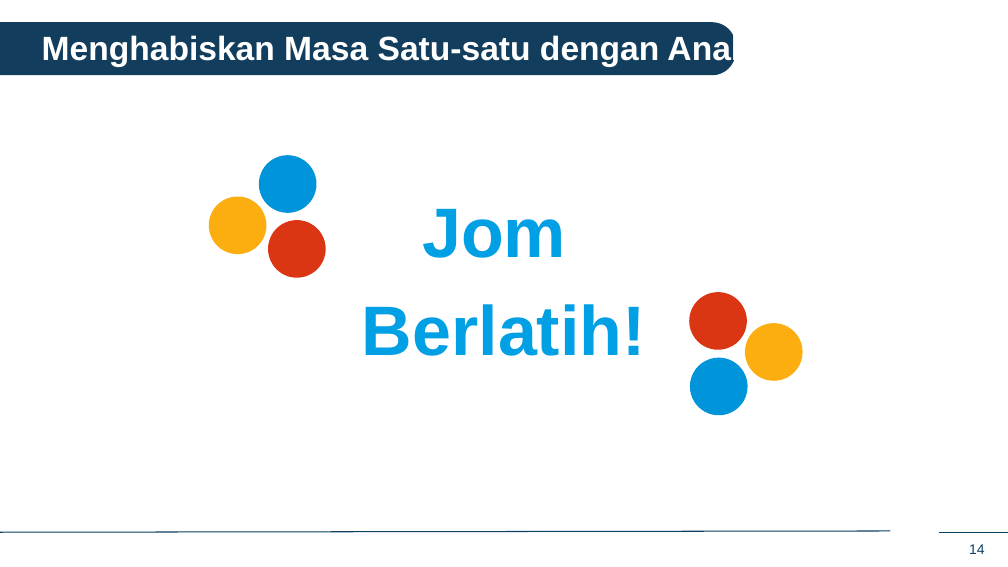
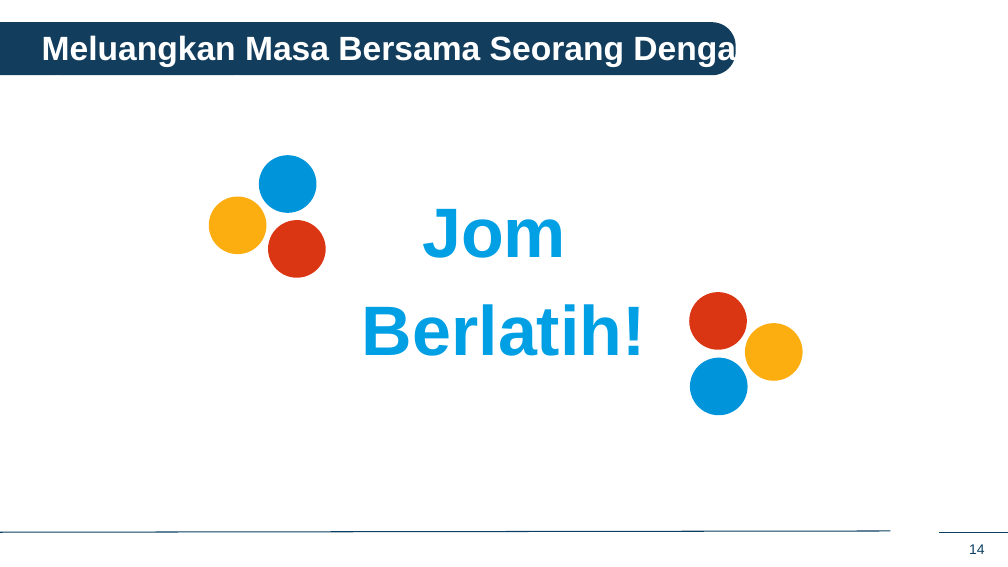
Before and after one commit to IDEMSInternational/plh-digital-content, a slide deck: slide 14 of translations/facilitator_app_malaysia/ms/ms_in_person_sessions.pptx. Drawn at 1008x567 pixels with LibreOffice and Linux fonts; fonts in the diff are those of the drawing; background and template pictures are left out. Boxes give left, top, right and bottom in pixels: in the first picture for what was removed or moved away, otherwise in the second. Text is boxed around its words. In the diff, an @@ line names an element or a change of style, - is before the commit and + after.

```diff
--- a/translations/facilitator_app_malaysia/ms/ms_in_person_sessions.pptx
+++ b/translations/facilitator_app_malaysia/ms/ms_in_person_sessions.pptx
@@ text at <box>42,33,756,75</box>: text changed @@
-Menghabiskan Masa Satu-satu dengan Anak Saya
+Meluangkan Masa Bersama Seorang Dengan Seorang dengan Anak Saya
```
Also in this commit, not shown: 6 other slides changed.
